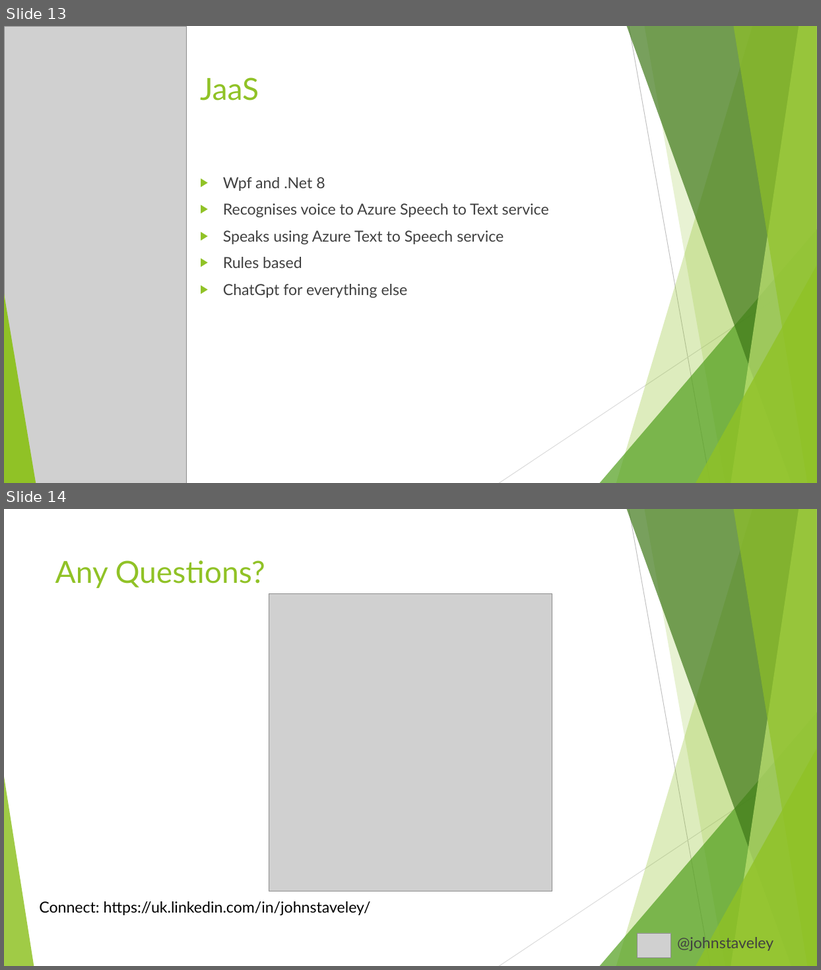
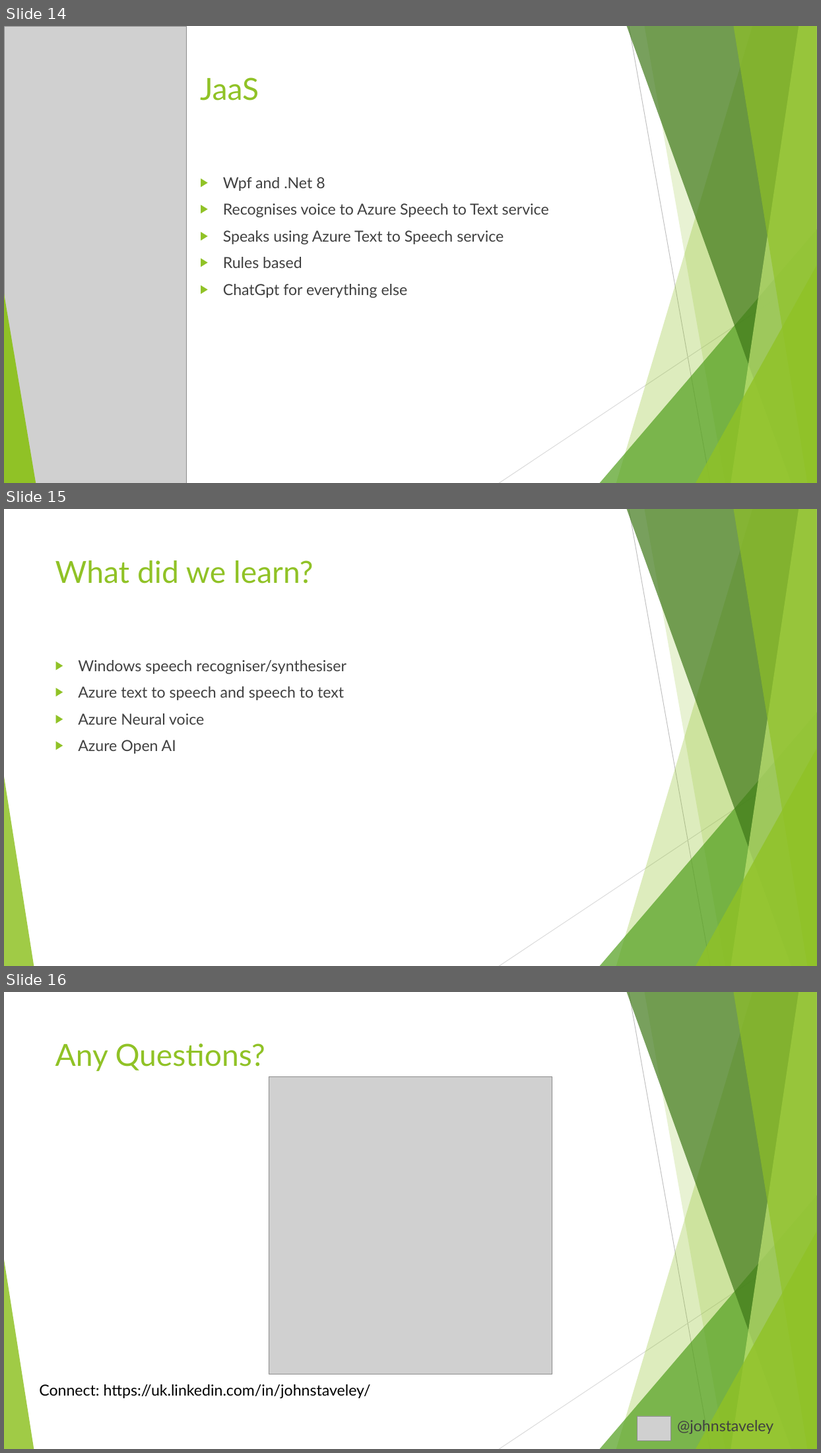
Before and after one commit to johnstaveley/JaaS, a slide deck: JaaS.pptx. Shown one above the other, each under a label of ours: slides 13 and 14 before the commit, slides 14, 15 and 16 after it. The pictures are 821x970 and 821x1453 pixels, drawn with LibreOffice and Linux fonts; fonts in the diff are those of the drawing; grey boxes stand for pictures. Boxes give left, top, right and bottom in pixels: in the first picture for what was removed or moved away, otherwise in the second. Text is boxed around its words. In the diff, an @@ line names an element or a change of style, - is before the commit and + after.

```diff
--- a/JaaS.pptx
+++ b/JaaS.pptx
@@ slide 15 added at bbox=[4, 509, 817, 966], background #FFFFFF; not listed: 10 template elements that a slide beside it also shows @@
@@ title added at bbox=[55, 560, 313, 584], 36 pt, text #90C226 @@
+What did we learn?
@@ text added at bbox=[78, 660, 347, 754], 18 pt, text #404040 @@
+▶ Windows speech recogniser/synthesiser
+▶ Azure text to speech and speech to text
+▶ Azure Neural voice
+▶ Azure Open AI
@@ what was slide 13 is now slide 14 @@
@@ what was slide 14 is now slide 16 @@
```
Also in this commit, not shown: 1 slide changed, 1 other slide added.
